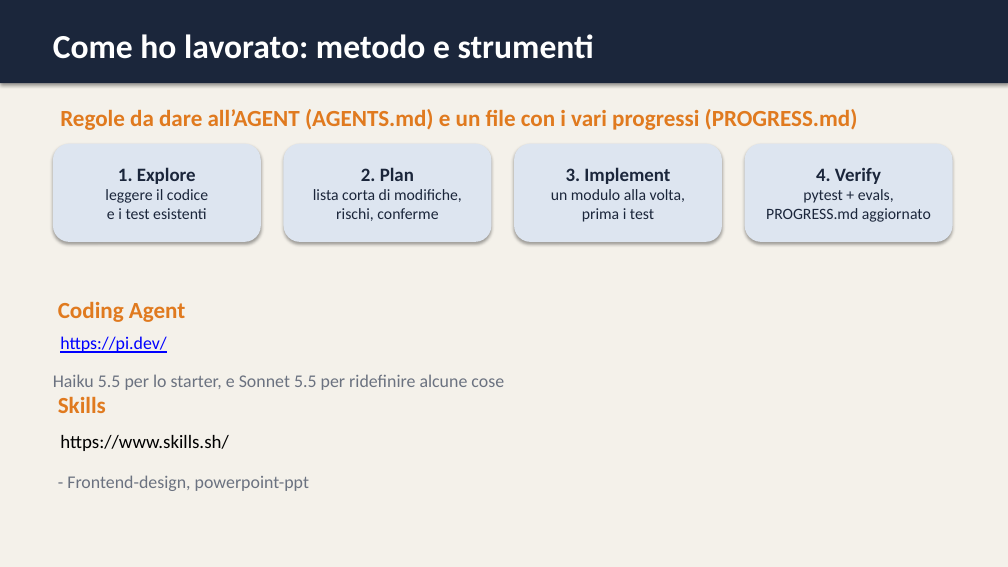
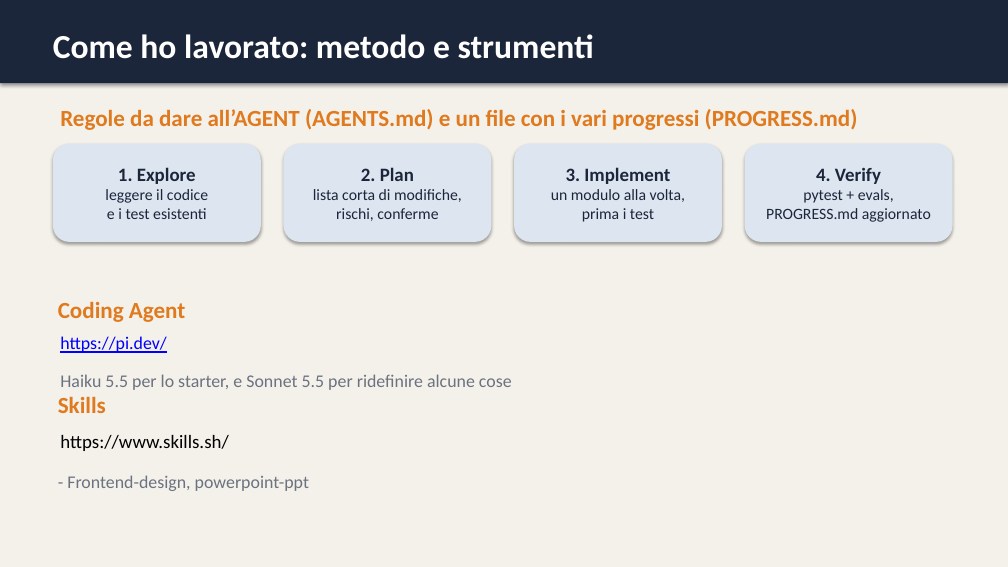
Before and after one commit to BERLUSCA/Noname, a slide deck: slide 3 of docs/Presentazione_Progetto.pptx. Drawn at 1008x567 pixels with LibreOffice and Linux fonts; fonts in the diff are those of the drawing. Boxes give left, top, right and bottom in pixels: in the first picture for what was removed or moved away, otherwise in the second. Text is boxed around its words. In the diff, an @@ line names an element or a change of style, - is before the commit and + after.

```diff
--- a/docs/Presentazione_Progetto.pptx
+++ b/docs/Presentazione_Progetto.pptx
@@ text "Haiku 5.5 per lo starter, ...": place and size @@
-text "Haiku 5.5 per lo starter, ..." at box(53, 374, 504, 390)
+text "Haiku 5.5 per lo starter, ..." at box(60, 374, 512, 390)
```
Also in this commit, not shown: 1 other slide changed.
